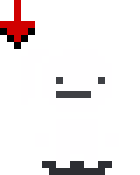
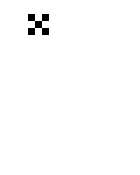
Layer changes from the first 140×175 image to the second:
showed "deaf" over [7, 7, 49, 42]
hid "downed" over [0, 0, 35, 49]
hid "female" over [42, 77, 112, 175]
hid "male" over [42, 77, 112, 175]
